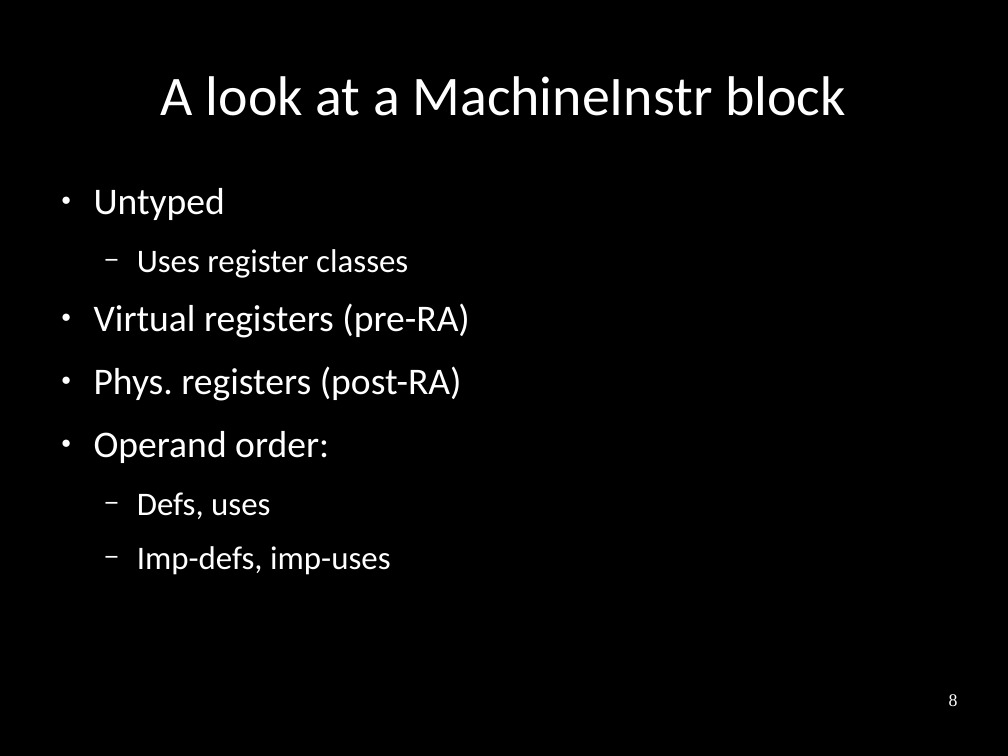
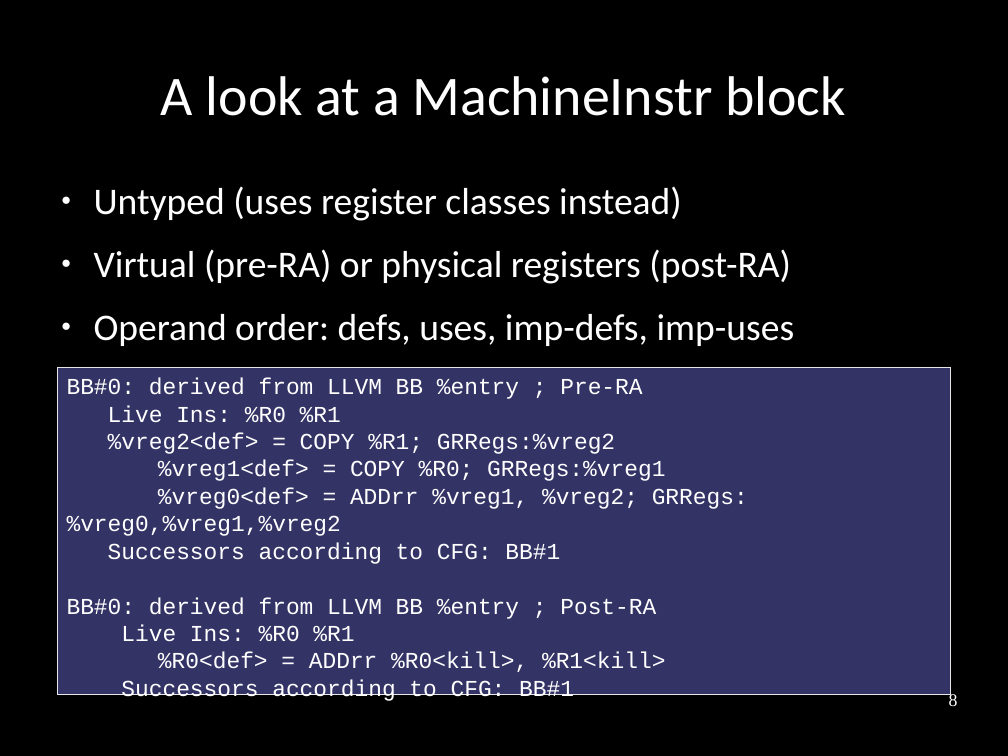
Before and after one commit to frasercrmck/llvm-leg, a slide deck: slide 8 of docs/Codeplay/Slides.odp. Drawn at 1008x756 pixels with LibreOffice and Linux fonts; fonts in the diff are those of the drawing. Boxes give left, top, right and bottom in pixels: in the first picture for what was removed or moved away, otherwise in the second. Text is boxed around its words. In the diff, an @@ line names an element or a change of style, - is before the commit and + after.

```diff
--- a/docs/Codeplay/Slides.odp
+++ b/docs/Codeplay/Slides.odp
@@ text at [94, 186, 795, 346]: text changed @@
-● Untyped
-  − Uses register classes
-● Virtual registers (pre-RA)
-● Phys. registers (post-RA)
-● Operand order:
-  − Defs, uses
-  − Imp-defs, imp-uses
+● Untyped (uses register classes instead)
+● Virtual (pre-RA) or physical registers (post-RA)
+● Operand order: defs, uses, imp-defs, imp-uses
@@ rectangle added at [58, 368, 950, 695], fill #333366, outline #E6E6E6 0 pt, 18 pt, text #FFFFFF @@
+BB#0: derived from LLVM BB %entry ; Pre-RA
+Live Ins: %R0 %R1
+%vreg2<def> = COPY %R1; GRRegs:%vreg2
+%vreg1<def> = COPY %R0; GRRegs:%vreg1
+%vreg0<def> = ADDrr %vreg1, %vreg2; GRRegs:%vreg0,%vreg1,%vreg2
+Successors according to CFG: BB#1
+BB#0: derived from LLVM BB %entry ; Post-RA
+Live Ins: %R0 %R1
+%R0<def> = ADDrr %R0<kill>, %R1<kill>
+Successors according to CFG: BB#1
```
Also in this commit, not shown: 2 other slides changed.
